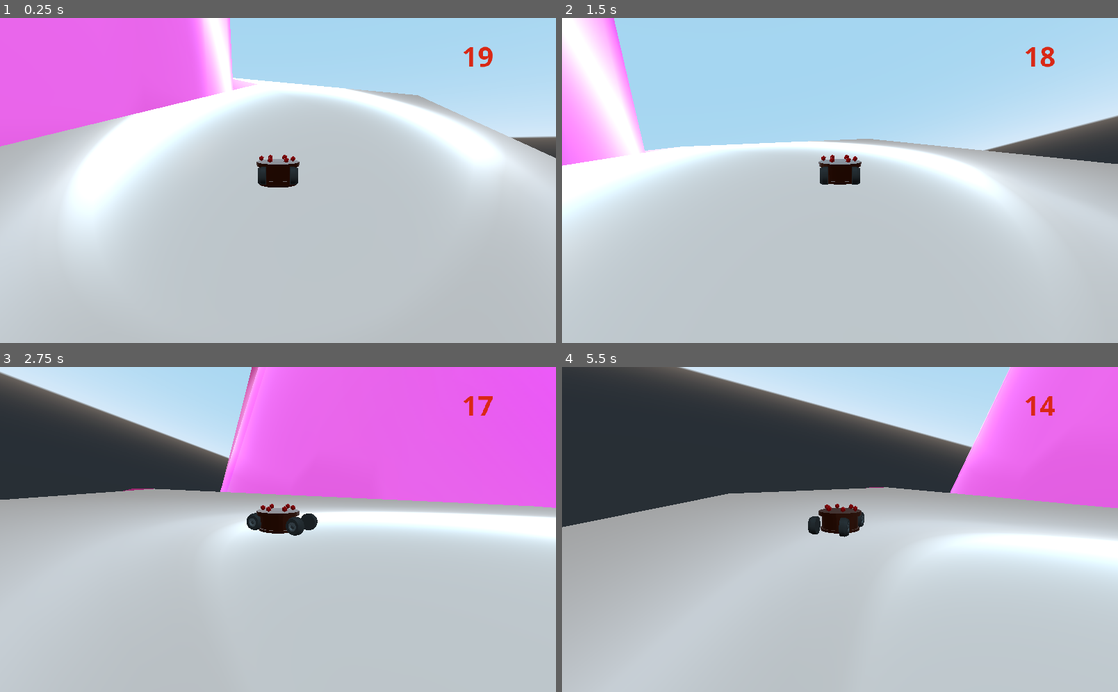
Above: before the commit, frames 1-4 (two rows, left to right).
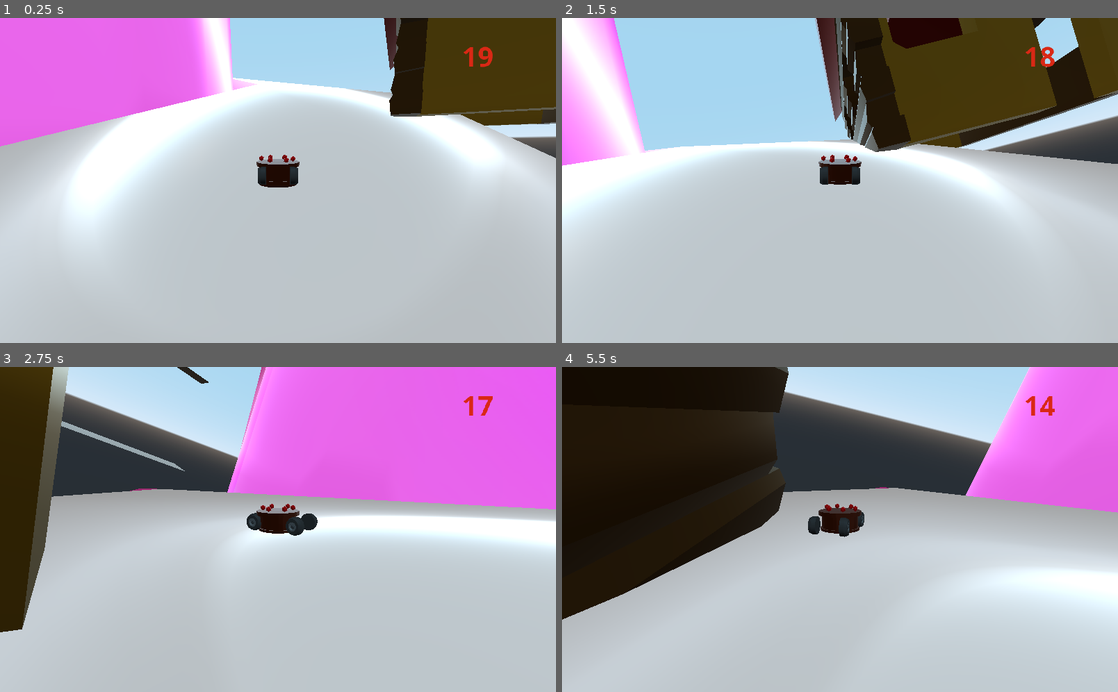
Above: after the commit, the same moments.

Repository: CycloPiStudio/roedor-de-jardin
Game: Godot game, scene res://principal.tscn
Two runs of this game, one before a commit and one after it. Both use one fixed random seed, a clock stepped at 60 frames per second and the inputs below.
Inputs:
- Up to frame 1 (0.25 s): no input
- Up to frame 2 (1.5 s): hold D (derecha) 0.53-1.28 s; hold W (acelerar) 0.53-1.28 s; hold A (izquierda) from 1.28 s (still down); tap S (frenar) at 1.35 s
- Up to frame 3 (2.75 s): release A (izquierda) at 2.03 s; hold D (derecha) from 2.03 s (still down); hold Space (señal) from 2.03 s (still down)
- Up to frame 4 (5.5 s): release Space (señal) at 2.78 s; tap W (acelerar) at 2.85 s; release D (derecha) at 3.53 s; hold S (frenar) 3.53-4.28 s; hold A (izquierda) from 3.53 s (still down); tap Space (señal) at 4.35 s; hold W (acelerar) from 5.03 s (still down)

The runs differ from the first frame. In frame 1, 9.3% of the frame differs, in the area x 69-100%, y 0-34%; in frame 2, 17%; in frame 3, 11%; in frame 4, 34%, in the area x 0-100%, y 0-81%.

Commit message:
pongo casa

Diff:
--- a/juego_jardin/principal.tscn
+++ b/juego_jardin/principal.tscn
@@ -1,10 +1,11 @@
-[gd_scene load_steps=12 format=2]
+[gd_scene load_steps=13 format=2]
 
 [ext_resource path="res://modelos_circuitos/pastelITO.tscn" type="PackedScene" id=1]
 [ext_resource path="res://coches/coche.tscn" type="PackedScene" id=2]
 [ext_resource path="res://circuitos/meta.gd" type="Script" id=3]
 [ext_resource path="res://tipos/OpenSans-Bold.ttf" type="DynamicFontData" id=4]
 [ext_resource path="res://principal.gd" type="Script" id=5]
+[ext_resource path="res://modelos_circuitos/casa/casika.tscn" type="PackedScene" id=6]
 
 [sub_resource type="BoxShape" id=1]
 extents = Vector3( 5.7224, 1, 8.96951 )
@@ -100,6 +101,11 @@
 [node name="pastel" parent="." instance=ExtResource( 1 )]
 transform = Transform( 1, 0, 0, 0, 1, 0, 0, 0, 1, 0.734577, 42.1872, -1.79488 )
 
+[node name="EscenarioJardin" type="Spatial" parent="."]
+
+[node name="casika" parent="EscenarioJardin" instance=ExtResource( 6 )]
+transform = Transform( -0.556081, 0, -6.7522, 0, 9.03518, 0, 8.54209, 0, -0.703488, 12.697, 0, 71.2572 )
+
 [connection signal="body_entered" from="meta/StaticBody" to="meta" method="_on_StaticBody_body_entered"]
 [connection signal="timeout" from="meta/Timer" to="meta" method="_on_Timer_timeout"]
 [connection signal="timeout" from="TimerLose" to="." method="_on_TimerLose_timeout"]
